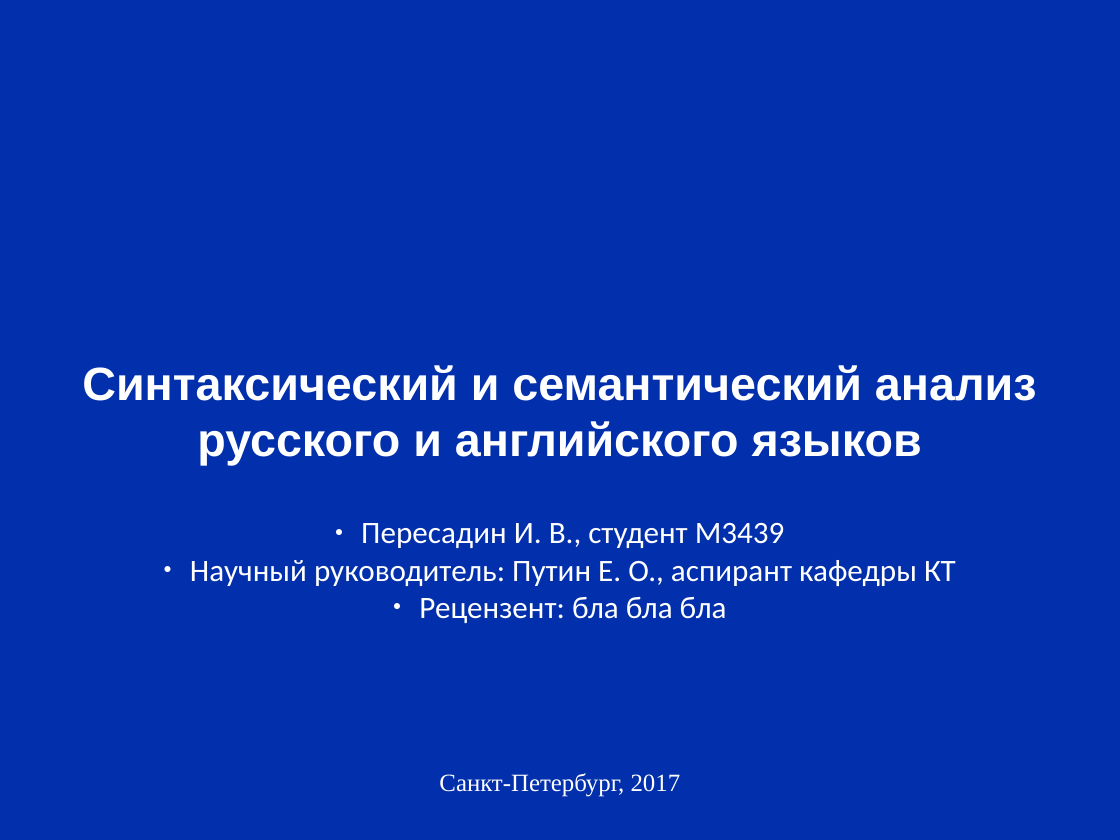
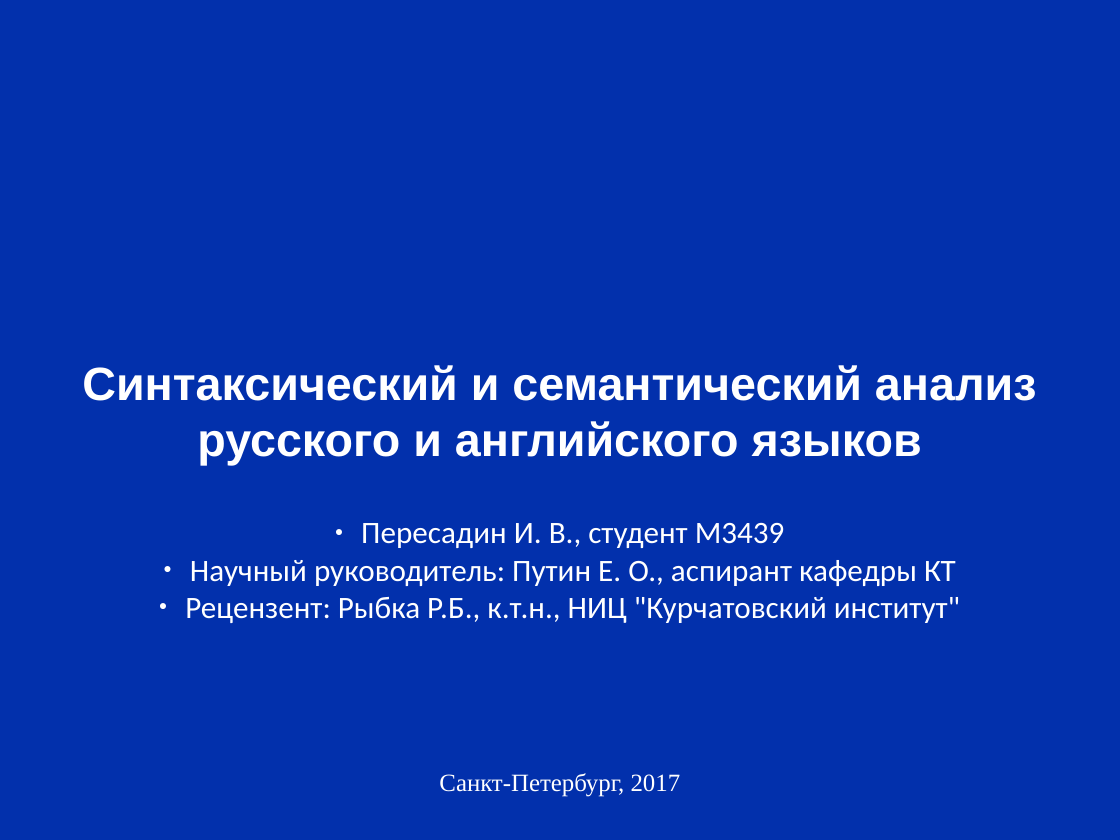
Before and after one commit to pva701/bachelor-thesis, a slide deck: slide 1 of presentation/presentation.odp. Drawn at 1120x840 pixels with LibreOffice and Linux fonts; fonts in the diff are those of the drawing; background and template pictures are left out. Boxes give left, top, right and bottom in pixels: in the first picture for what was removed or moved away, otherwise in the second. Text is boxed around its words. In the diff, an @@ line names an element or a change of style, - is before the commit and + after.

```diff
--- a/presentation/presentation.odp
+++ b/presentation/presentation.odp
@@ text at (185, 597, 960, 623): text changed @@
-● Рецензент: бла бла бла
+● Рецензент: Рыбка Р.Б., к.т.н., НИЦ "Курчатовский институт"
```
Also in this commit, not shown: 5 other slides changed, 4 slides added, 3 slides removed, 3 other files.
